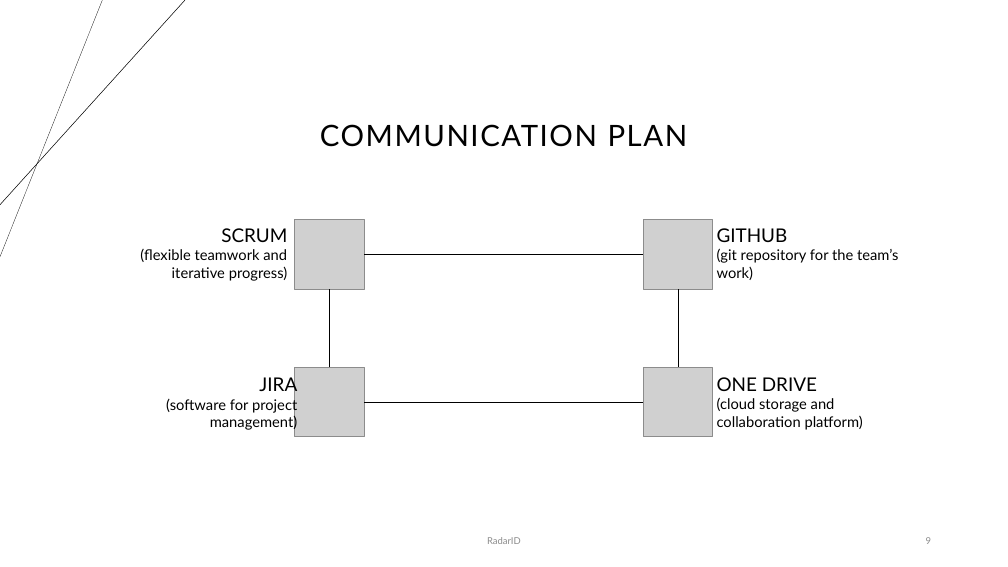
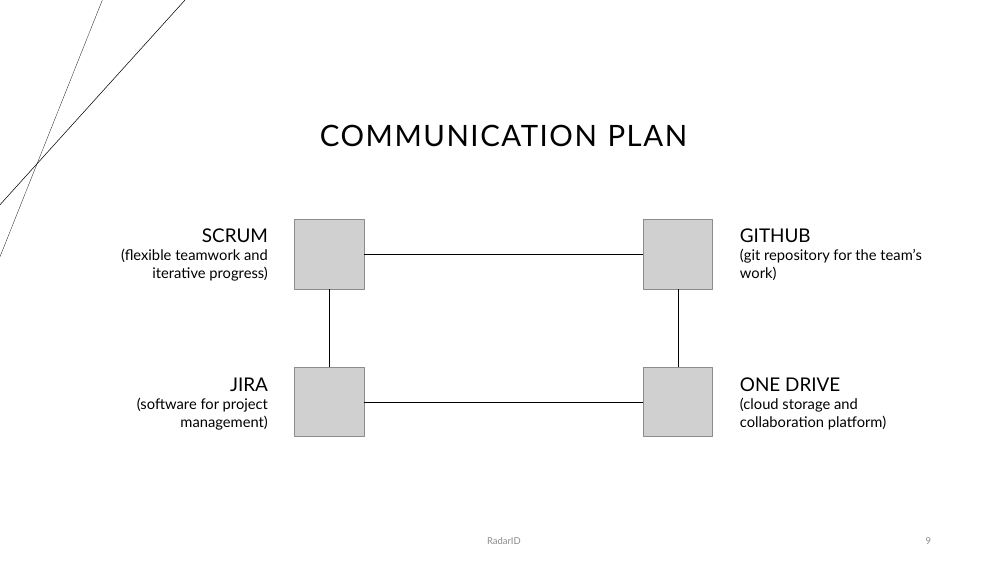
Before and after one commit to joaogasparp/leci_3ano, a slide deck: slide 9 of peci/inception.pptx. Drawn at 1008x567 pixels with LibreOffice and Linux fonts; fonts in the diff are those of the drawing; grey boxes stand for pictures. Boxes give left, top, right and bottom in pixels: in the first picture for what was removed or moved away, otherwise in the second. Text is boxed around its words. In the diff, an @@ line names an element or a change of style, - is before the commit and + after.

```diff
--- a/peci/inception.pptx
+++ b/peci/inception.pptx
@@ text "SCRUM": place and size @@
-text "SCRUM" at <box>140,228,287,281</box>
+text "SCRUM" at <box>121,228,268,281</box>
@@ text "GITHUB": place and size @@
-text "GITHUB" at <box>717,228,898,280</box>
+text "GITHUB" at <box>740,228,921,280</box>
@@ text "JIRA": place and size @@
-text "JIRA" at <box>166,375,297,431</box>
+text "JIRA" at <box>137,377,268,430</box>
@@ text "ONE DRIVE": place and size @@
-text "ONE DRIVE" at <box>717,377,863,430</box>
+text "ONE DRIVE" at <box>740,377,886,430</box>
```
Also in this commit, not shown: 2 other slides changed, 2 other files.
